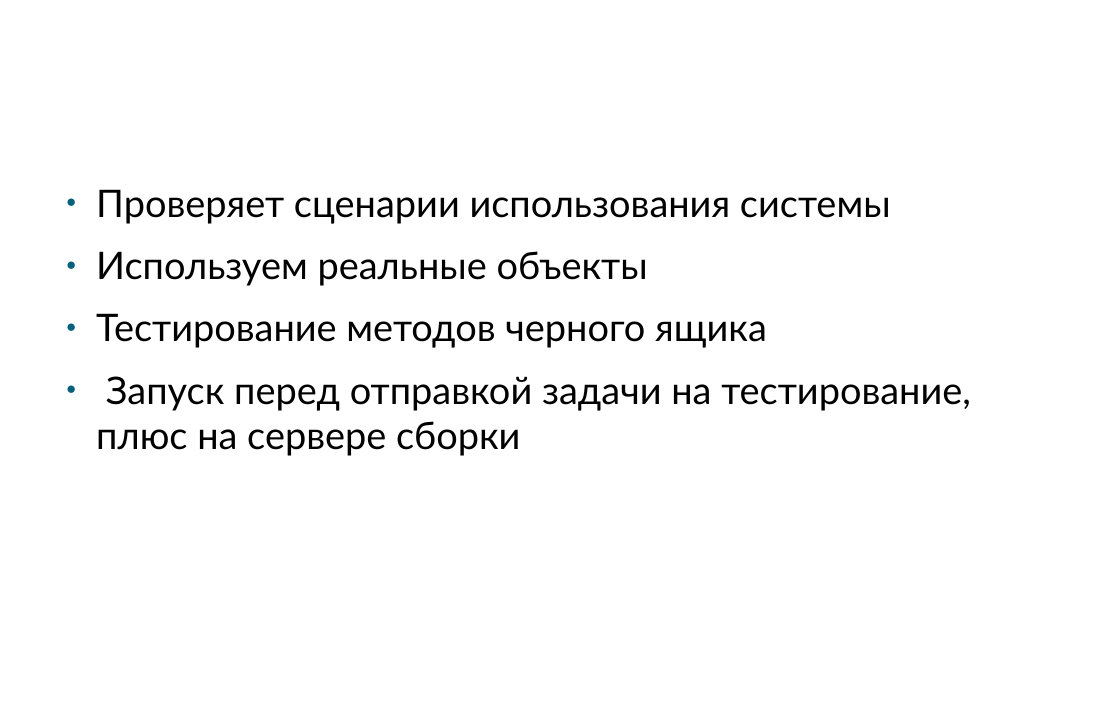
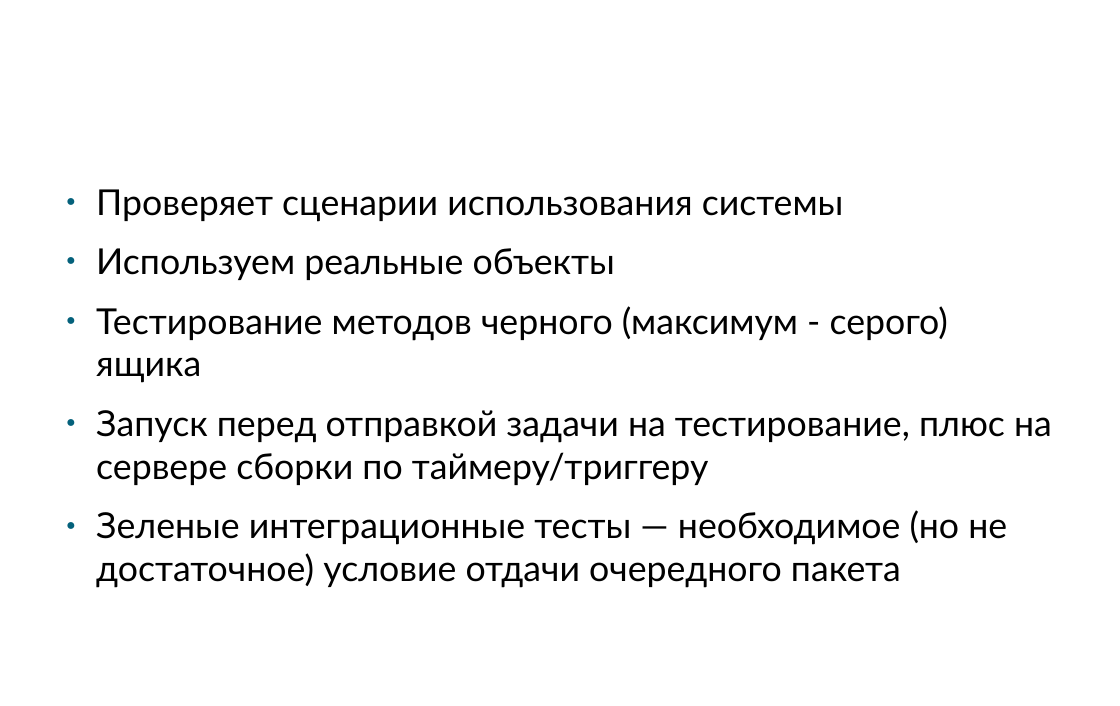
Before and after one commit to klimenkoAnna/DeveloperInstrumentalTools, a slide deck: slide 5 of docs/ETU DIT #2.pptx. Drawn at 1120x706 pixels with LibreOffice and Linux fonts; fonts in the diff are those of the drawing; background and template pictures are left out. Boxes give left, top, right and bottom in pixels: in the first picture for what was removed or moved away, otherwise in the second. Text is boxed around its words. In the diff, an @@ line names an element or a change of style, - is before the commit and + after.

```diff
--- a/docs/ETU DIT #2.pptx
+++ b/docs/ETU DIT #2.pptx
@@ text at box(96, 189, 844, 280): size 32 to 30.1 pt in "Проверяет сценарии использования системы", "Используем реальные объекты" @@
@@ text at box(96, 306, 1052, 588): text changed; size 32 to 30.1 pt @@
-● Тестирование методов черного ящика
-● Запуск перед отправкой задачи на тестирование, плюс на сервере сборки
+● Тестирование методов черного (максимум - серого) ящика
+● Запуск перед отправкой задачи на тестирование, плюс на сервере сборки по таймеру/триггеру
+● Зеленые интеграционные тесты — необходимое (но не достаточное) условие отдачи очередного пакета
```
Also in this commit, not shown: 9 other slides changed, 9 other files.
